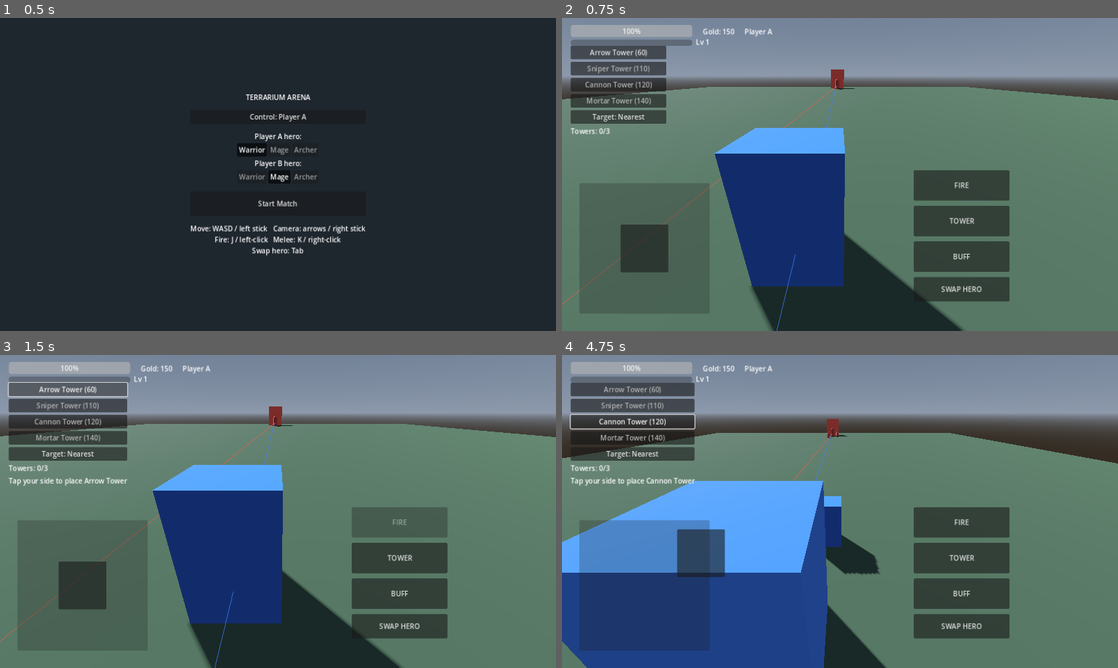
Above: before the commit, frames 1-4 (two rows, left to right).
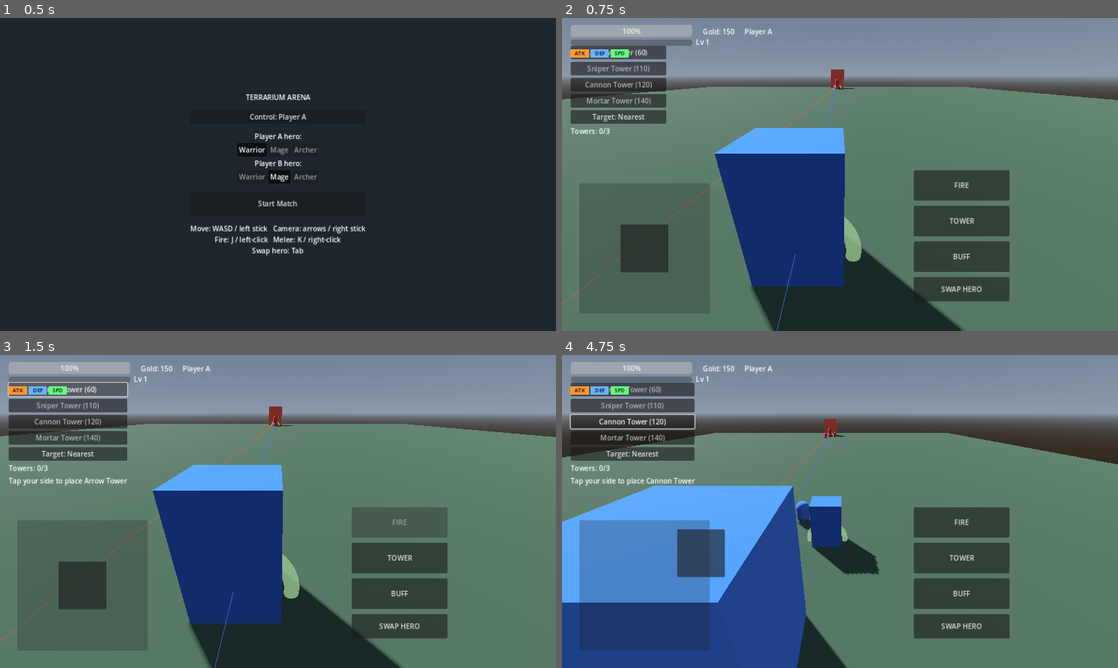
Above: after the commit, the same moments.

Repository: KevinFrazier/TerrariumGame
Game: Godot game, scene res://scenes/ui/lobby.tscn
The game is run twice, just before and just after one commit, with the same random seed, the same clock (stepped at 60 frames per second) and the same inputs.
Inputs (mouse positions are in pixels of both pictures, inside the frame that each line leads up to):
- Up to frame 1 (0.5 s): no input
- Up to frame 2 (0.75 s): click "Start Match" at 0.5 s
- Up to frame 3 (1.5 s): click "Arrow Tower (60)" at 1.25 s
- Up to frame 4 (4.75 s): click "Arrow Tower (60)" at 2 s; click "Sniper Tower (110)" at 2.75 s; click "Cannon Tower (120)" at 3.5 s; drag from (645, 586) to (895, 442) at 4.27 s

Frame 1 is identical in both runs. In frame 2, 0.6% of the frame differs, in the area x 1-54%, y 10-78%; in frame 3, 0.6%; in frame 4, 10%, in the area x 0-100%, y 10-100%.

Commit message:
Grant heroes all three buffs for 5s on spawn and respawn
Applies attack power, damage reduction, and speed together as brief spawn
empowerment/protection, with tunable magnitudes and duration.

https://claude.ai/code/session_01Skn99HhTrFfZzm87aCd6zC

Diff:
--- a/scripts/entities/hero.gd
+++ b/scripts/entities/hero.gd
@@ -28,6 +28,13 @@
 @export var buff_magnitude: float = 0.5
 @export var buff_duration_sec: float = 5.0
 @export var buff_cooldown_sec: float = 12.0
+
+@export_group("Spawn Buffs")
+## On (re)spawn the hero gets all three buffs at once for a brief window.
+@export var spawn_buff_duration_sec: float = 5.0
+@export var spawn_attack_mult: float = 1.5
+@export var spawn_damage_reduction: float = 0.5
+@export var spawn_speed_mult: float = 1.4
 
 @export_group("Leveling")
 @export var xp_reward: int = 100               ## XP a killer gains for last-hitting this hero
@@ -117,6 +124,13 @@
 	_ensure_throw_visuals()
 	_ensure_buff_aura()
 	_set_camera_active(controlled)
+	_apply_spawn_buffs()
+
+## Empower the hero with every buff for a short window when it (re)spawns.
+func _apply_spawn_buffs() -> void:
+	apply_attack_buff(spawn_attack_mult, spawn_buff_duration_sec)
+	apply_damage_reduction(spawn_damage_reduction, spawn_buff_duration_sec)
+	apply_speed_buff(spawn_speed_mult, spawn_buff_duration_sec)
 
 func _apply_definition() -> void:
 	if definition == null:
@@ -539,4 +553,5 @@
 	global_transform = _spawn_transform
 	health.revive()
 	_set_dead_visual(false)
+	_apply_spawn_buffs()
 	EventBus.hero_respawned.emit(int(team), self)
